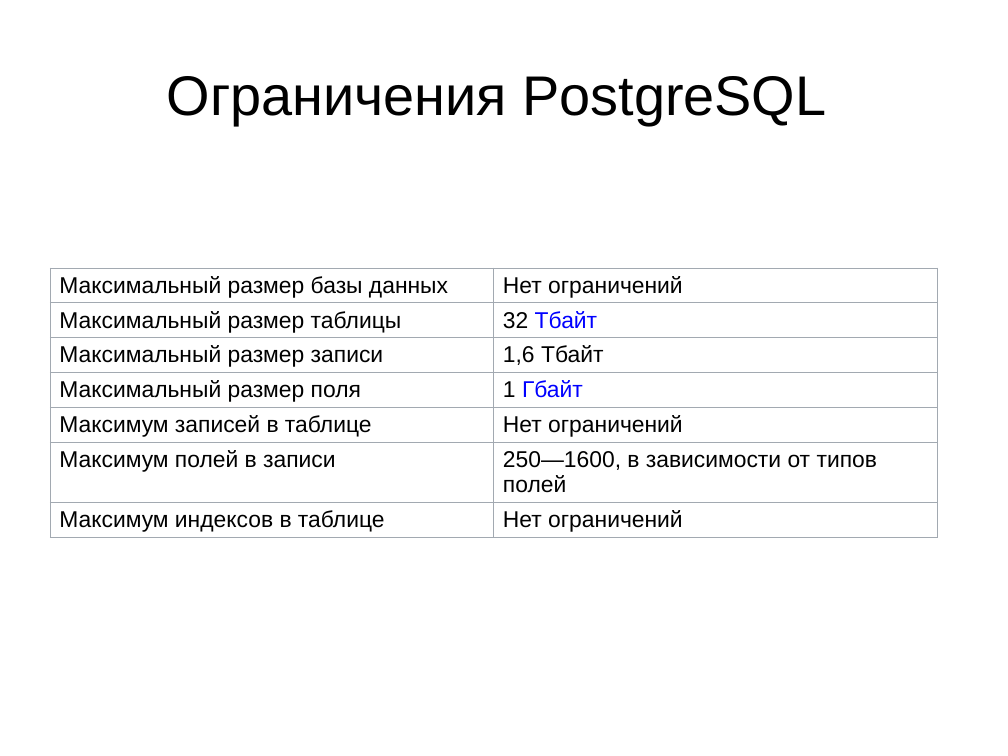
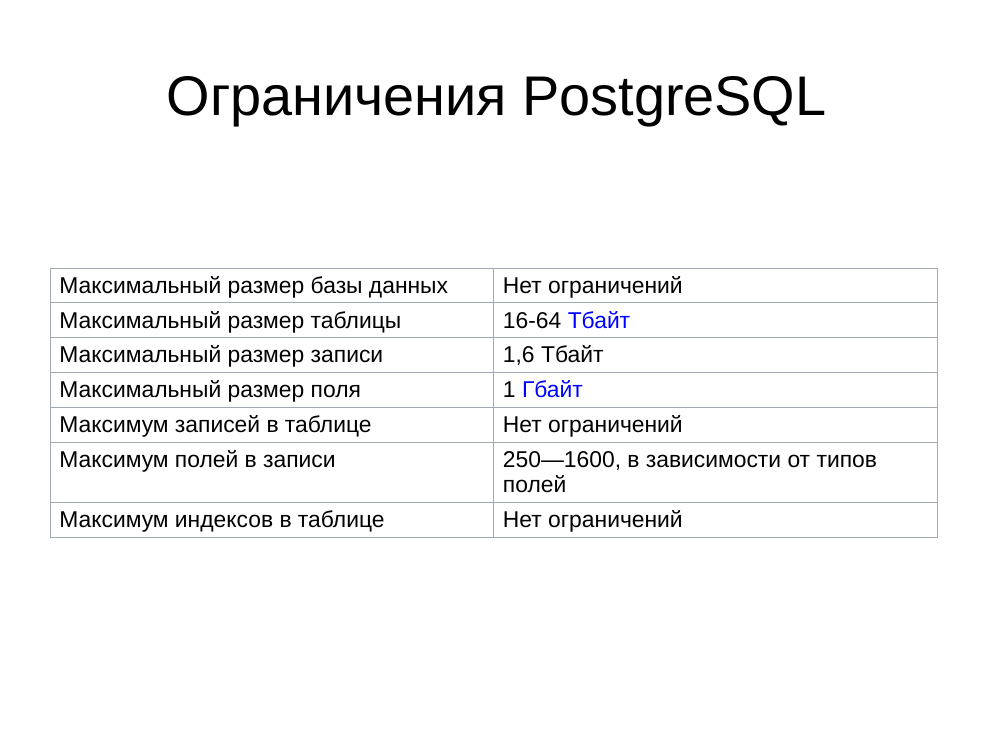
Before and after one commit to Rust1k/dbCourse, a slide deck: slide 15 of presentations/lesson 1.pptx. Drawn at 1008x756 pixels with LibreOffice and Linux fonts; fonts in the diff are those of the drawing. Boxes give left, top, right and bottom in pixels: in the first picture for what was removed or moved away, otherwise in the second. Text is boxed around its words. In the diff, an @@ line names an element or a change of style, - is before the commit and + after.

```diff
--- a/presentations/lesson 1.pptx
+++ b/presentations/lesson 1.pptx
@@ table at <box>50,268,938,552</box> @@
-row 2, column 2: 32 Тбайт
+row 2, column 2: 16-64 Тбайт
```
Also in this commit, not shown: 5 other slides changed, 1 slide added, 1 other file.
